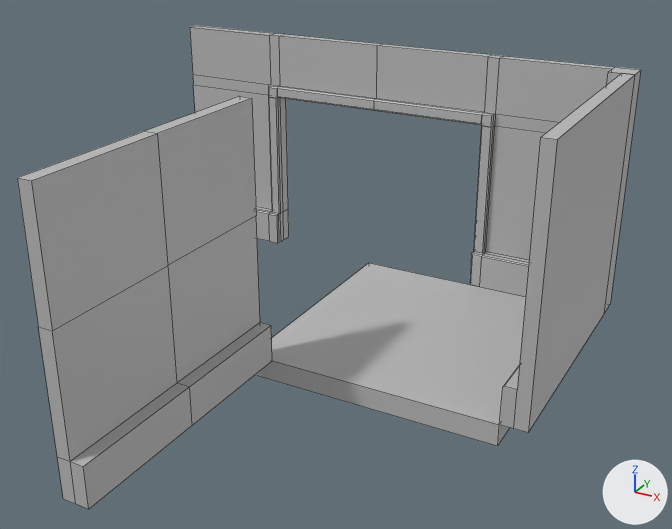
A saved change to the FBX model Assets/ModularTileKit/Floor1.fbx.
Rendered twice from a camera (50 mm lens) standing at (1.8, -2.59, 1.75) and looking at (0.29, 0.15, 0.38). Arrows for +X, +Y and +Z are at lower right; the lights stay in place. The first picture is the older version. Mesh edges are drawn as thin lines. Where no turn or scale is listed for an object, it has been applied to the vertices.

Names of what the first picture shows: 'CornerPiece', 'Doorway', 'Floor', 'WallStandard', 'pCube1'.
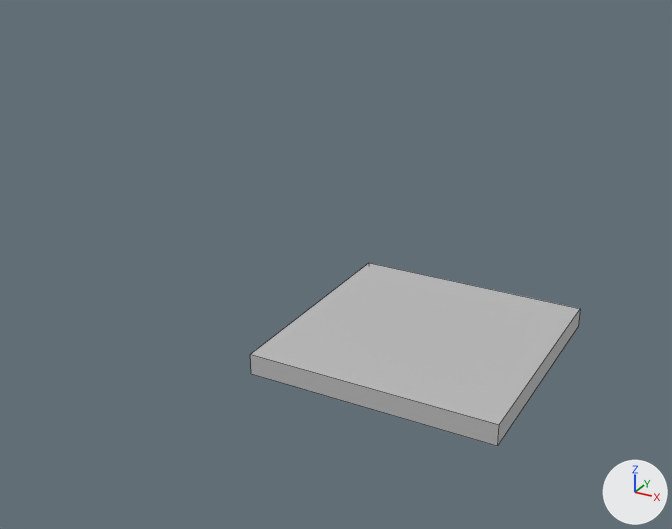
Commit message: fixed issue with modular pieces

Changed parts and their boxes (x1, y1, x2, y2) in the pictures (672 x 529 px):
'pCube1', deleted: before (17, 96, 272, 509)
'Doorway', deleted: before (190, 25, 614, 297)
'WallStandard', deleted: before (499, 73, 635, 433)
'CornerPiece', deleted: before (604, 67, 641, 313)

The edits, one by one:
Object 'WallStandard' (ob_wallstandard) is deleted.
Object 'CornerPiece' (ob_cornerpiece) is deleted.
Object 'Doorway' (ob_doorway) is deleted.
Object 'pCube1' (ob_pcube1) is deleted.
